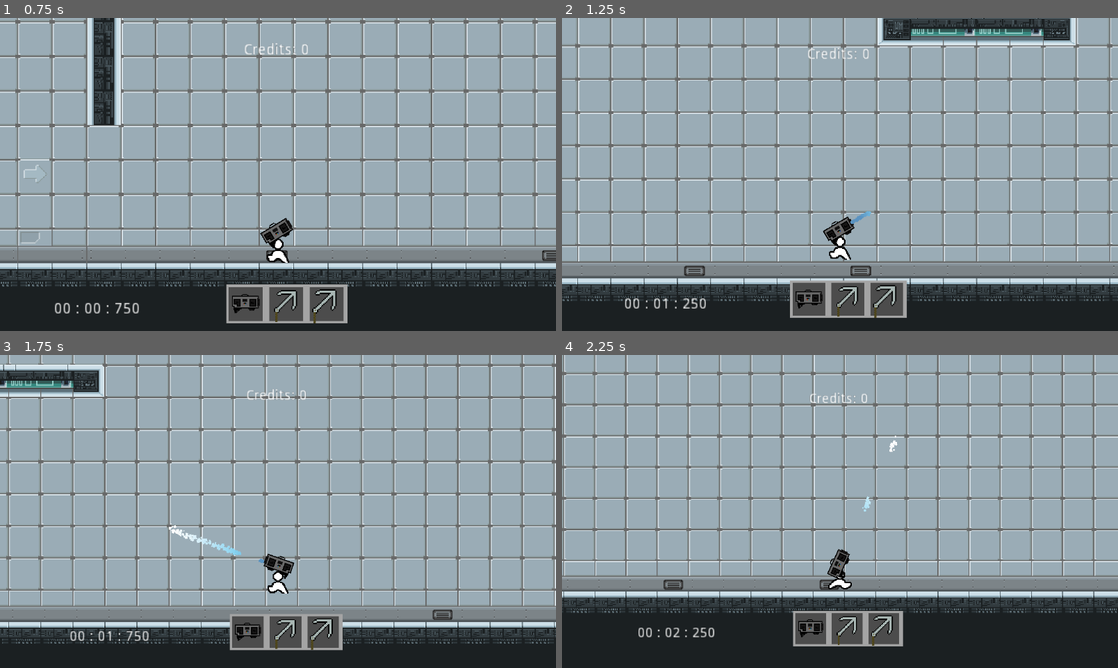
Above: before the commit, frames 1-4 (two rows, left to right).
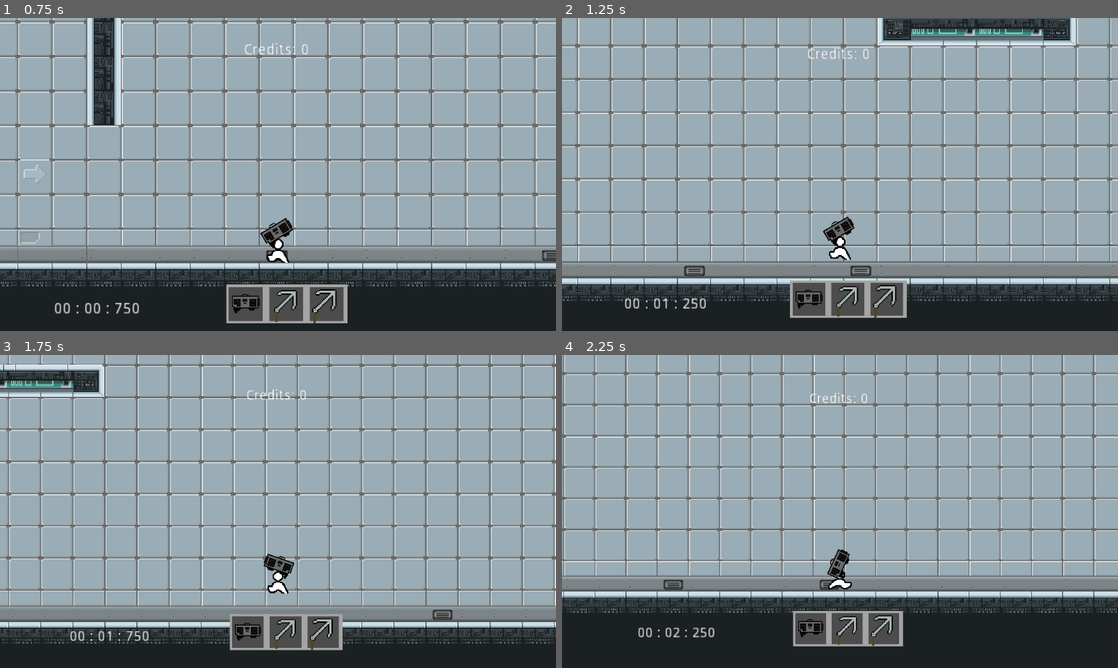
Above: after the commit, the same moments.

Repository: TheyCallMeNano/Music-Based-Platformer
Game: Godot game, scene res://Rooms/Hub.tscn
Two runs of this game, one before a commit and one after it. Both use one fixed random seed, a clock stepped at 60 frames per second and the inputs below.
Inputs (mouse positions are in pixels of both pictures, inside the frame that each line leads up to):
- Up to frame 1 (0.75 s): move the mouse to (400, 158) at 0.52 s; press the mouse at (400, 158) at 0.53 s; hold D (moveRight) from 0.53 s (still down)
- Up to frame 2 (1.25 s): keep holding D (moveRight); tap W (moveUp) at 0.77 s; tap 1 (slot1) at 0.8 s
- Up to frame 3 (1.75 s): keep holding D (moveRight); move the mouse to (166, 527) at 1.27 s; release the mouse at (166, 527) at 1.28 s; tap 1 (slot1) at 1.35 s; tap W (moveUp) at 1.52 s; click (166, 527) at 1.55 s
- Up to frame 4 (2.25 s): move the mouse to (895, 442) at 2.02 s; release D (moveRight) at 2.03 s; hold A (moveLeft) from 2.03 s (still down); hold F (interact) from 2.03 s (still down)

Frame 1 is identical in both runs. In frame 2, less than 0.1% of the frame differs, in the area x 51-56%, y 61-66%; in frame 3, 0.2%, in the area x 30-48%, y 54-67%; in frame 4, less than 0.1%.

Commit message:
Added visual indicators for shop items + glam

Diff:
--- a/Objects/objExplosion.tscn
+++ b/Objects/objExplosion.tscn
@@ -75,7 +75,6 @@
 radius = 171.29
 
 [node name="Sprite" type="Sprite"]
-visible = false
 texture = ExtResource( 1 )
 hframes = 8
 script = ExtResource( 2 )
--- a/Objects/objPlayer.tscn
+++ b/Objects/objPlayer.tscn
@@ -63,47 +63,6 @@
 [sub_resource type="RectangleShape2D" id=19]
 extents = Vector2( 64, 2 )
 
-[sub_resource type="RectangleShape2D" id=14]
-extents = Vector2( 63.3898, 4.125 )
-
-[sub_resource type="Curve" id=15]
-_data = [ Vector2( 0, 1 ), 0.0, 0.0, 0, 0, Vector2( 1, 0 ), 0.0, 0.0, 0, 0 ]
-
-[sub_resource type="CurveTexture" id=11]
-curve = SubResource( 15 )
-
-[sub_resource type="Curve" id=16]
-max_value = 200.0
-_data = [ Vector2( 0, 158.409 ), 0.0, -445.801, 0, 0, Vector2( 0.865314, 0 ), -811.552, 0.0, 0, 0 ]
-
-[sub_resource type="CurveTexture" id=13]
-curve = SubResource( 16 )
-
-[sub_resource type="Gradient" id=17]
-offsets = PoolRealArray( 0.260116, 0.481696, 0.857418 )
-colors = PoolColorArray( 0.357056, 0.581517, 0.761719, 1, 0.52652, 0.830335, 0.949219, 1, 1, 1, 1, 1 )
-
-[sub_resource type="GradientTexture" id=9]
-gradient = SubResource( 17 )
-
-[sub_resource type="ParticlesMaterial" id=18]
-flag_disable_z = true
-spread = 180.0
-gravity = Vector3( 250, 0, 0 )
-initial_velocity = 5.0
-initial_velocity_random = 1.0
-orbit_velocity = 0.0
-orbit_velocity_random = 0.0
-angle = 720.0
-angle_random = 1.0
-scale = 3.0
-scale_random = 1.0
-color_ramp = SubResource( 9 )
-anim_speed = 1.0
-anim_speed_curve = SubResource( 13 )
-anim_offset = 1.0
-anim_offset_curve = SubResource( 11 )
-
 [node name="Player" type="KinematicBody2D"]
 script = ExtResource( 2 )
 
@@ -292,20 +251,4 @@
 cast_to = Vector2( 0, 500 )
 collision_mask = 2
 
-[node name="IceGun" type="Area2D" parent="sprBoomboxGun"]
-position = Vector2( 112, -8 )
-scale = Vector2( 8, 8 )
-collision_layer = 2
-collision_mask = 2
-
-[node name="CollisionShape2D" type="CollisionShape2D" parent="sprBoomboxGun/IceGun"]
-position = Vector2( 63.676, 0.375 )
-shape = SubResource( 14 )
-disabled = true
-
-[node name="Particles2D" type="Particles2D" parent="sprBoomboxGun/IceGun"]
-emitting = false
-amount = 320
-process_material = SubResource( 18 )
-
 [connection signal="area_entered" from="FrozenGround" to="FrozenGround" method="_on_FrozenGround_area_entered"]
--- a/Objects/objShopkeep.tscn
+++ b/Objects/objShopkeep.tscn
@@ -1,12 +1,40 @@
-[gd_scene load_steps=4 format=2]
+[gd_scene load_steps=7 format=2]
 
-[ext_resource path="res://Scripts/scrBuyGrapple.gd" type="Script" id=1]
+[ext_resource path="res://Scripts/scrBuySlot3.gd" type="Script" id=1]
 [ext_resource path="res://Sprites/sprUpgrades.png" type="Texture" id=2]
 
+[sub_resource type="Gradient" id=3]
+offsets = PoolRealArray( 0.122744, 0.31769, 0.700361 )
+colors = PoolColorArray( 1, 1, 1, 1, 0.825655, 0.833008, 0.543407, 1, 1, 0.533203, 0, 1 )
+
+[sub_resource type="GradientTexture" id=4]
+gradient = SubResource( 3 )
+
+[sub_resource type="ParticlesMaterial" id=2]
+emission_shape = 5
+emission_ring_radius = 20.0
+emission_ring_inner_radius = 0.0
+emission_ring_height = 0.0
+emission_ring_axis = Vector3( 0, 0, 1 )
+flag_disable_z = true
+gravity = Vector3( 0, -100, 0 )
+angular_velocity = 720.0
+angular_velocity_random = 1.0
+orbit_velocity = 0.0
+orbit_velocity_random = 0.0
+scale = 5.0
+color_ramp = SubResource( 4 )
+
 [sub_resource type="CircleShape2D" id=1]
+radius = 16.0
 
 [node name="Area2D" type="Area2D"]
 script = ExtResource( 1 )
+
+[node name="Particles2D" type="Particles2D" parent="."]
+emitting = false
+amount = 200
+process_material = SubResource( 2 )
 
 [node name="CollisionShape2D" type="CollisionShape2D" parent="."]
 shape = SubResource( 1 )
--- a/Rooms/Hub.tscn
+++ b/Rooms/Hub.tscn
@@ -4,7 +4,7 @@
 [ext_resource path="res://Sprites/Tilesets/tsLabTileset.tres" type="TileSet" id=2]
 [ext_resource path="res://Objects/objHotbar.tscn" type="PackedScene" id=3]
 [ext_resource path="res://Objects/objDebugMenu.tscn" type="PackedScene" id=4]
-[ext_resource path="res://Scripts/scrBuyRPG.gd" type="Script" id=5]
+[ext_resource path="res://Scripts/scrButSlot2.gd" type="Script" id=5]
 [ext_resource path="res://Scripts/scrTimer.gd" type="Script" id=7]
 [ext_resource path="res://Scripts/scrPrintScore.gd" type="Script" id=8]
 [ext_resource path="res://Objects/objLevelComplete.tscn" type="PackedScene" id=9]
@@ -25,7 +25,7 @@
 position = Vector2( -352, -32 )
 script = ExtResource( 5 )
 
-[node name="Sprite" parent="RPG" index="1"]
+[node name="Sprite" parent="RPG" index="2"]
 frame = 3
 
 [node name="Grapple" parent="." instance=ExtResource( 11 )]
--- a/Scripts/scrBuyRPG.gd
+++ b/Scripts/scrButSlot2.gd
@@ -10,8 +10,13 @@
 
 func _process(delta):
 	if isColliding == true:
+		$Sprite.set_scale(Vector2(1,1))
+		$Particles2D.emitting = true
 		if Input.is_action_pressed("interact"):
 			if global.credits >= 500000 && global.rpgBought == false:
 				global.credits -= 500000
 				global.rpgBought = true
 			global.levelComplete = false
+	elif isColliding == false:
+		$Sprite.set_scale(Vector2(.5,.5))
+		$Particles2D.emitting = false
--- a/Scripts/scrBuyGrapple.gd
+++ b/Scripts/scrBuySlot3.gd
@@ -10,8 +10,13 @@
 
 func _process(delta):
 	if isColliding == true:
+		$Sprite.set_scale(Vector2(1,1))
+		$Particles2D.emitting = true
 		if Input.is_action_pressed("interact"):
 			if global.credits >= 500000 && global.grappleBought == false:
 				global.credits -= 500000
 				global.grappleBought = true
 			global.levelComplete = false
+	elif isColliding == false:
+		$Sprite.set_scale(Vector2(.5,.5))
+		$Particles2D.emitting = false
--- a/Scripts/scrPlayer.gd
+++ b/Scripts/scrPlayer.gd
@@ -65,7 +65,7 @@
 		rocket()
 
 	elif global.equipped == [1,0,0] && global.slot1 == 1:
-		iceGun()
+		pass
 	update()
 	if hooked:
 		motion.y += grav
@@ -133,11 +133,3 @@
 		rocket.position = $sprBoomboxGun.global_position
 		rocket.velocity = Vector2(get_global_mouse_position() - rocket.position)
 		get_parent().add_child(rocket)
-
-func iceGun():
-	if Input.is_action_pressed("primaryFire"):
-		$sprBoomboxGun/IceGun/CollisionShape2D.disabled = false
-		$sprBoomboxGun/IceGun/Particles2D.emitting = true
-	else:
-		$sprBoomboxGun/IceGun/CollisionShape2D.disabled = true
-		$sprBoomboxGun/IceGun/Particles2D.emitting = false
Not shown: 1 places in Objects/objPlayer.tscn that only renumber resources
